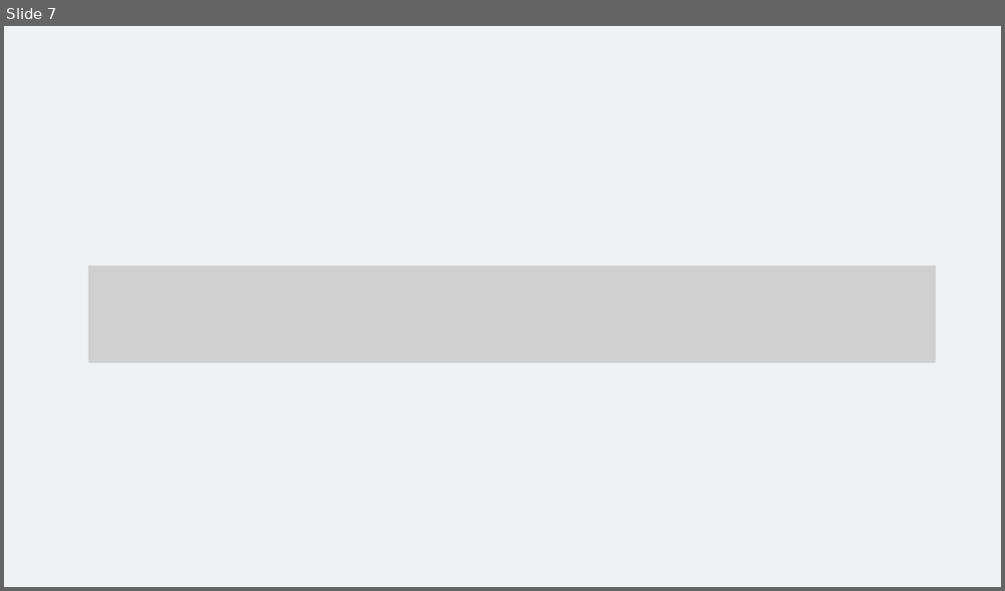
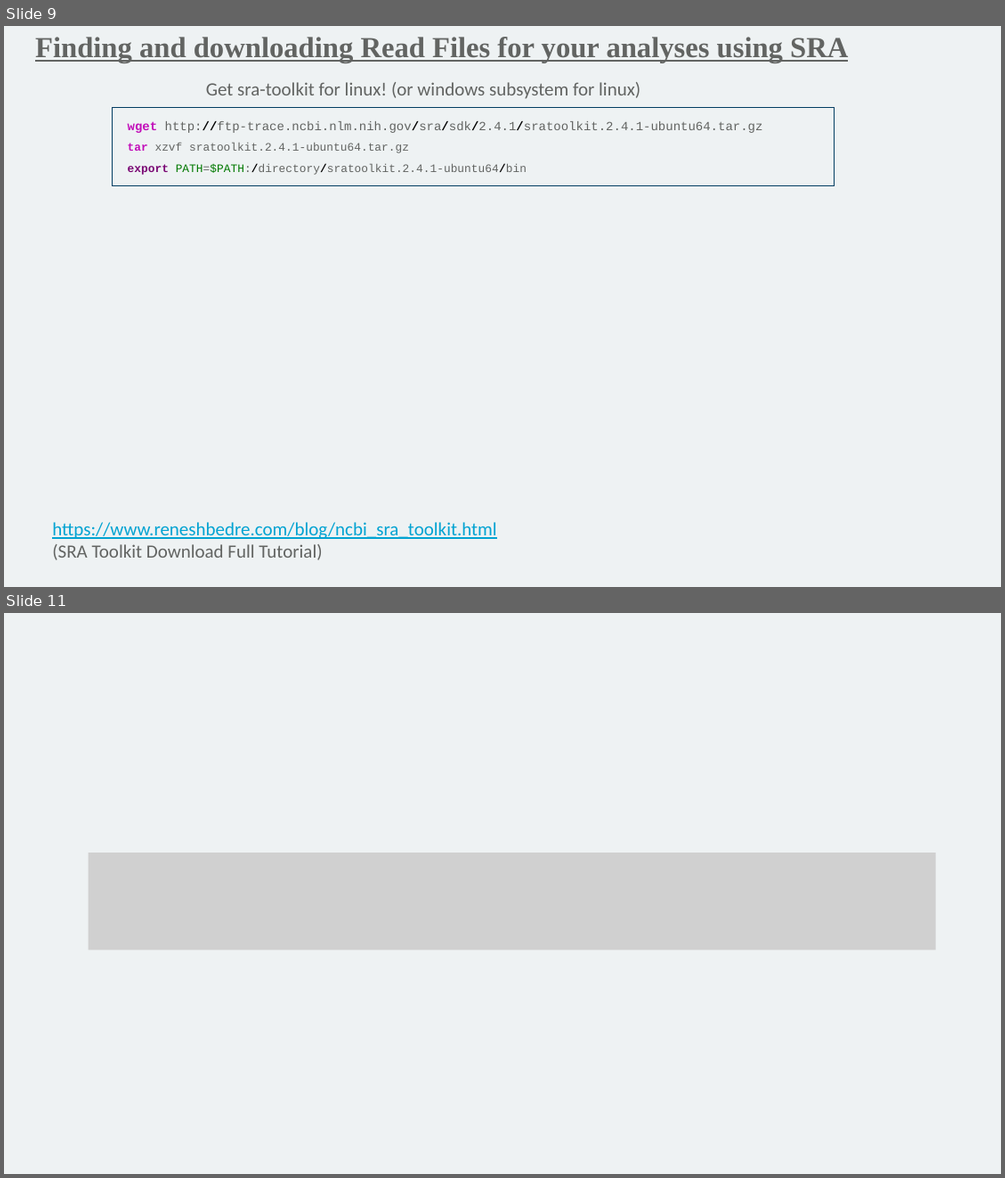
Before and after one commit to mathornton01/2022_UTSW_Lyda_Hill_Department_Introduction_To_NGS_Analysis_Nanocourse, a slide deck: Slides/IntroductionToNGSAnalysis_DayII_MT.pptx. Shown one above the other, each under a label of ours: slide 7 before the commit, slides 9 and 11 after it; the slides between them are not shown. The pictures are 1005x591 and 1005x1178 pixels, drawn with LibreOffice and Linux fonts; fonts in the diff are those of the drawing; grey boxes stand for pictures; background and template pictures are left out. Boxes give left, top, right and bottom in pixels: in the first picture for what was removed or moved away, otherwise in the second. Text is boxed around its words. In the diff, an @@ line names an element or a change of style, - is before the commit and + after.

```diff
--- a/Slides/IntroductionToNGSAnalysis_DayII_MT.pptx
+++ b/Slides/IntroductionToNGSAnalysis_DayII_MT.pptx
@@ slide 9 added at [4,26,1001,587], background #EEF2F3 @@
@@ text added at [35,37,848,62], 28 pt, text #626462, bold, underline @@
+Finding and downloading Read Files for your analyses using SRA
@@ text added at [206,82,640,99], 18 pt, text #626462 @@
+Get sra-toolkit for linux! (or windows subsystem for linux)
@@ group added at [113,108,834,186]: 3 texts, 1 rectangle @@
+wget http://ftp-trace.ncbi.nlm.nih.gov/sra/sdk/2.4.1/sratoolkit.2.4.1-ubuntu64.tar.gz
+export PATH=$PATH:/directory/sratoolkit.2.4.1-ubuntu64/bin
+tar xzvf sratoolkit.2.4.1-ubuntu64.tar.gz
@@ text added at [52,522,496,560], 18 pt, text #02A3D2, underline @@
+https://www.reneshbedre.com/blog/ncbi_sra_toolkit.html
+(SRA Toolkit Download Full Tutorial)
@@ what was slide 7 is now slide 11 @@
```
Also in this commit, not shown: 2 slides changed, 3 other slides added, 1 other file.
